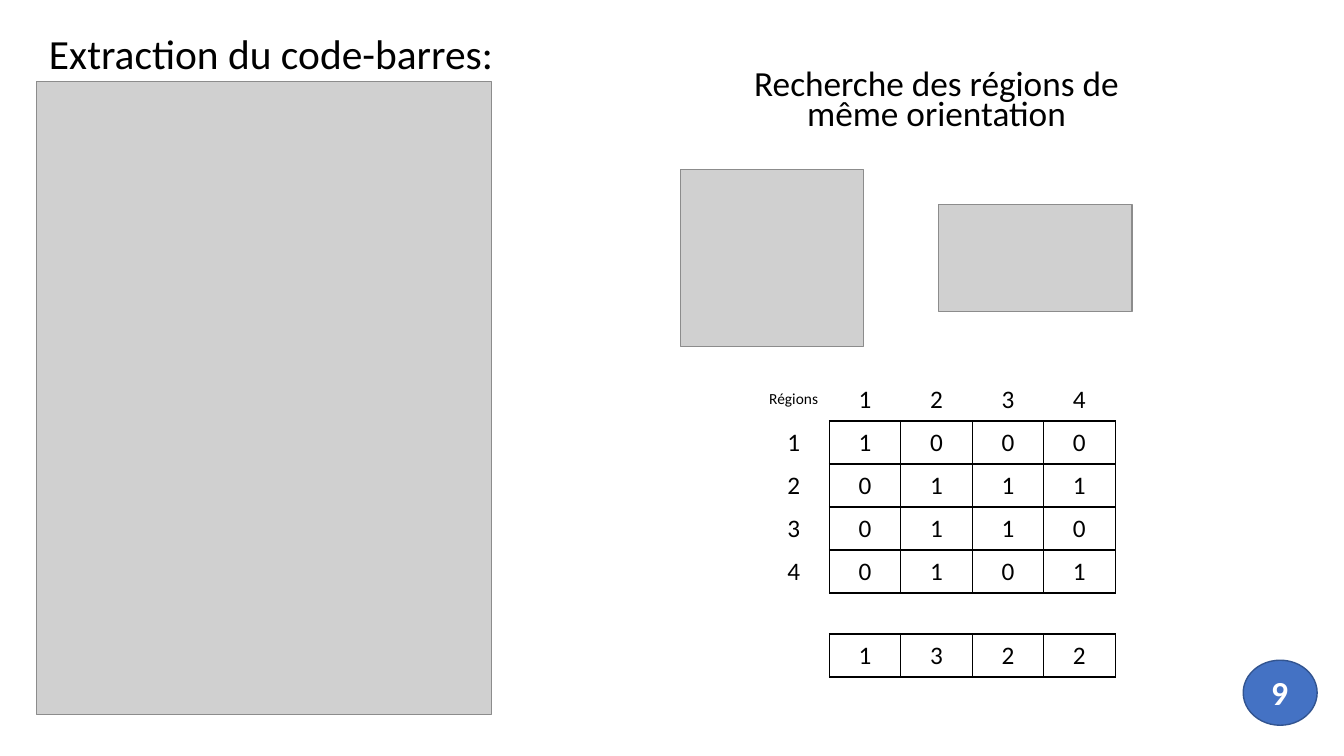
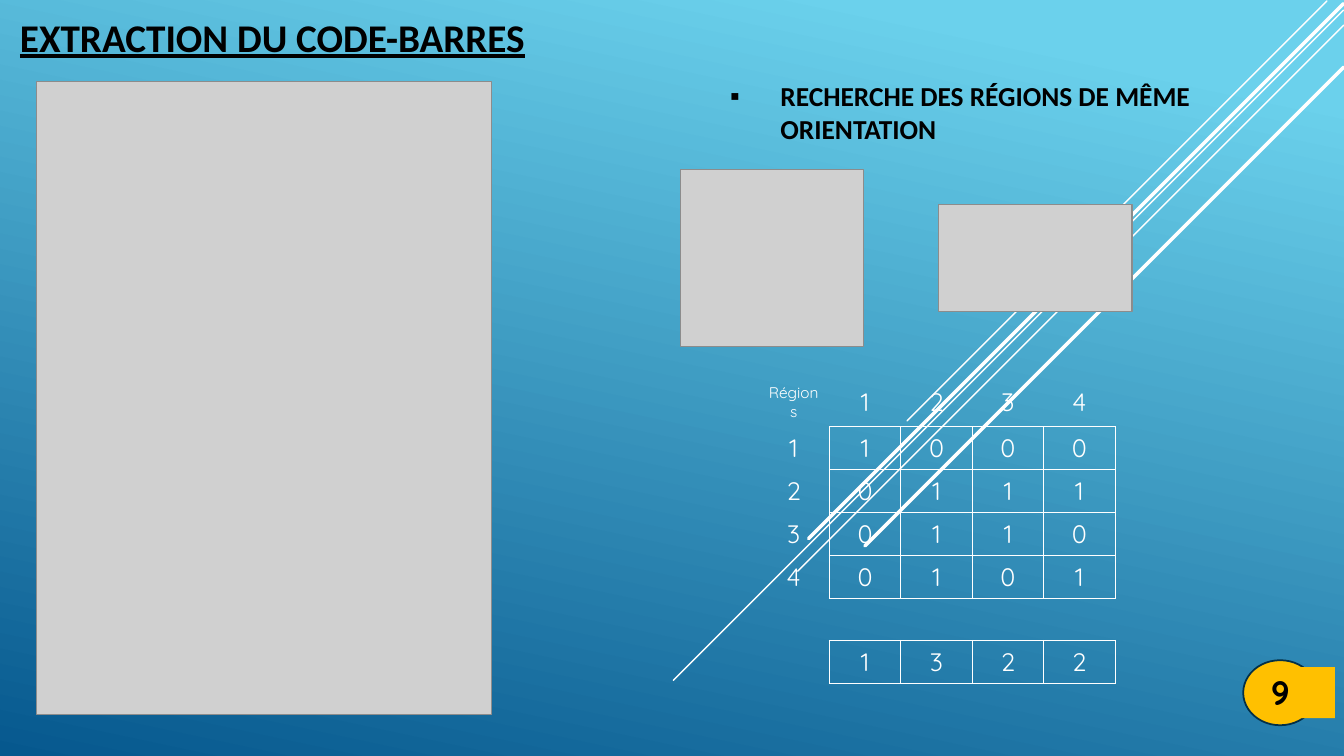
Before and after one commit to gmetras2001/EAN13-Barcode-Reader, a slide deck: slide 10 of Notre rapport/diapo code-barres.pptx. Drawn at 1344x756 pixels with LibreOffice and Linux fonts; fonts in the diff are those of the drawing; grey boxes stand for pictures. Boxes give left, top, right and bottom in pixels: in the first picture for what was removed or moved away, otherwise in the second. Text is boxed around its words. In the diff, an @@ line names an element or a change of style, - is before the commit and + after.

```diff
--- a/Notre rapport/diapo code-barres.pptx
+++ b/Notre rapport/diapo code-barres.pptx
@@ background #FFFFFF to gradient #6ED2EB to #06588E @@
@@ text at bbox=[20, 26, 525, 58]: text changed; size 29.6 to 28 pt; bold on @@
-Extraction du code-barres:
+EXTRACTION DU CODE-BARRES
@@ line added from (1344, 10) to (674, 681), #FFFFFF 1 pt @@
@@ line added from (1344, 25) to (798, 572), #FFFFFF 1 pt @@
@@ line added from (1344, 4) to (809, 538), #FFFFFF 2.5 pt @@
@@ line added from (1327, 1) to (907, 421), #FFFFFF 1 pt @@
@@ text at bbox=[780, 84, 1190, 139]: text changed; size 25.2 to 19.6 pt; bold on @@
-Recherche des régions de même orientation
+▪ RECHERCHE DES RÉGIONS DE MÊME ORIENTATION
@@ line added from (1344, 68) to (865, 546), #FFFFFF 2.5 pt @@
@@ table at bbox=[758, 378, 1116, 681] @@
@@ font Calibri to Quicksand, text colour #000000 to #FFFFFF @@
@@ borders changed @@
@@ ellipse at bbox=[1243, 660, 1317, 726]: fill #4472C4 to #FFC000; outline #325491 1 pt to #043148 1.25 pt @@
@@ rectangle "9": place and size @@
-rectangle "9" at bbox=[1271, 683, 1288, 705]
+rectangle "9" at bbox=[1261, 667, 1335, 718]
@@ rectangle "9" at bbox=[1261, 667, 1335, 718]: font Calibri to Quicksand, text colour #FFFFFF to #000000; fill none to #FFC000 @@
```
Also in this commit, not shown: 14 other slides changed.
